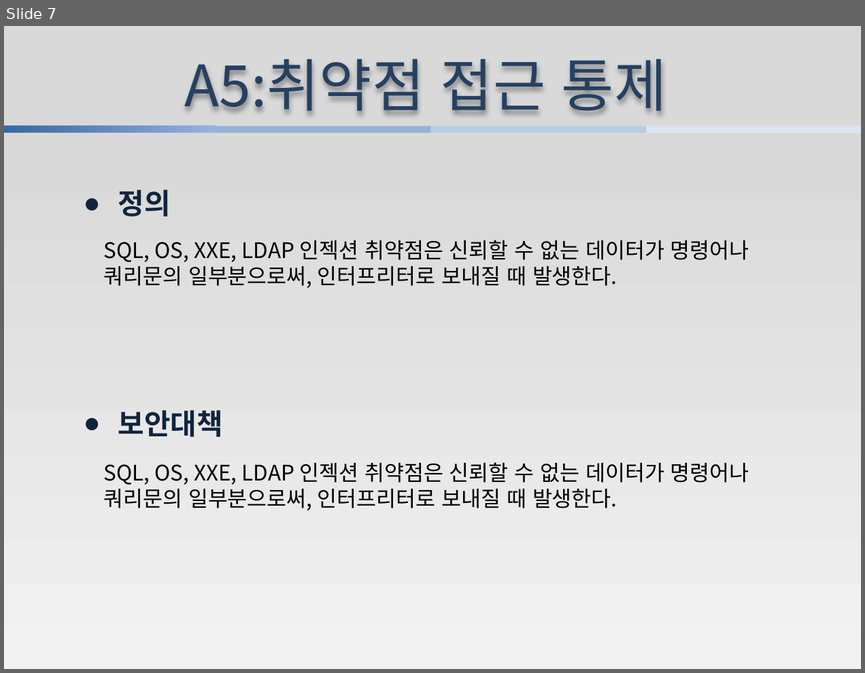
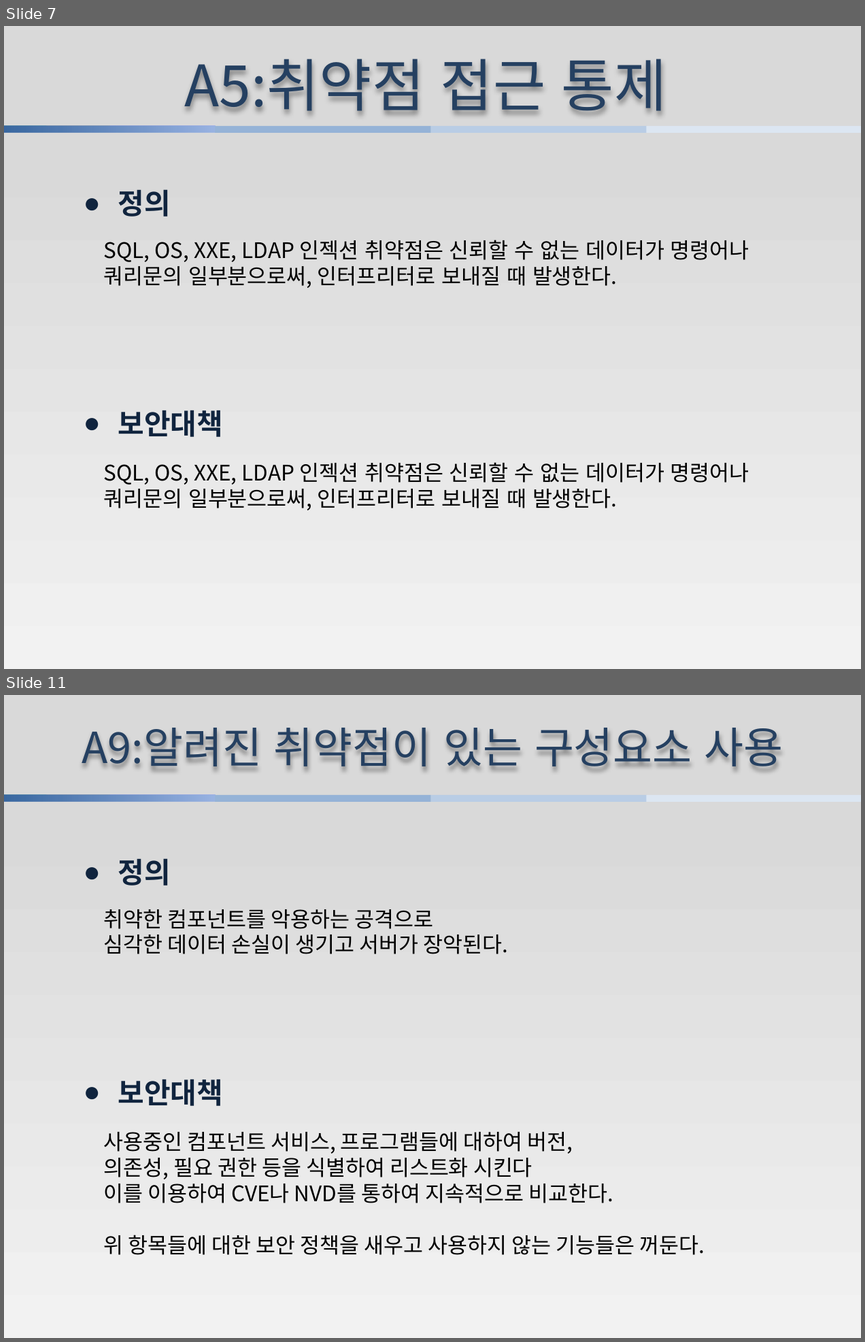
Before and after one commit to jungyohan731/han, a slide deck: 프로젝트 보고서.pptx. Shown one above the other, each under a label of ours: slide 7 before the commit, slides 7 and 11 after it; the slides between them are not shown. The pictures are 865x673 and 865x1342 pixels, drawn with LibreOffice and Linux fonts; fonts in the diff are those of the drawing. Boxes give left, top, right and bottom in pixels: in the first picture for what was removed or moved away, otherwise in the second. Text is boxed around its words. In the diff, an @@ line names an element or a change of style, - is before the commit and + after.

```diff
--- a/프로젝트 보고서.pptx
+++ b/프로젝트 보고서.pptx
@@ slide 11 added at <box>4,695,861,1338</box>, background gradient #D9D9D9 to #F2F2F2 @@
@@ text added at <box>82,728,783,770</box>, 36 pt, text #254061 @@
+A9:알려진 취약점이 있는 구성요소 사용
@@ rectangle added at <box>4,795,215,802</box>, fill gradient #9AB5E4 to #265A99 to #E1E8F5 @@
@@ rectangle added at <box>215,795,430,802</box>, fill #95B3D7 @@
@@ rectangle added at <box>430,795,647,802</box>, fill #B9CDE5 @@
@@ rectangle added at <box>647,795,861,802</box>, fill #DCE6F2 @@
@@ text added at <box>118,858,171,885</box>, 24 pt, text #0F243E, bold @@
+● 정의
@@ text added at <box>103,909,508,954</box>, 18 pt, text #000000 @@
+취약한 컴포넌트를 악용하는 공격으로
+심각한 데이터 손실이 생기고 서버가 장악된다.
@@ text added at <box>118,1079,224,1106</box>, 24 pt, text #0F243E, bold @@
+● 보안대책
@@ text added at <box>103,1132,704,1255</box>, 18 pt, text #000000 @@
+사용중인 컴포넌트 서비스, 프로그램들에 대하여 버전,
+의존성, 필요 권한 등을 식별하여 리스트화 시킨다
+이를 이용하여 CVE나 NVD를 통하여 지속적으로 비교한다.
+위 항목들에 대한 보안 정책을 새우고 사용하지 않는 기능들은 꺼둔다.
```
Also in this commit, not shown: 7 other slides changed, 2 other slides added, 3 slides removed, 1 other file.
